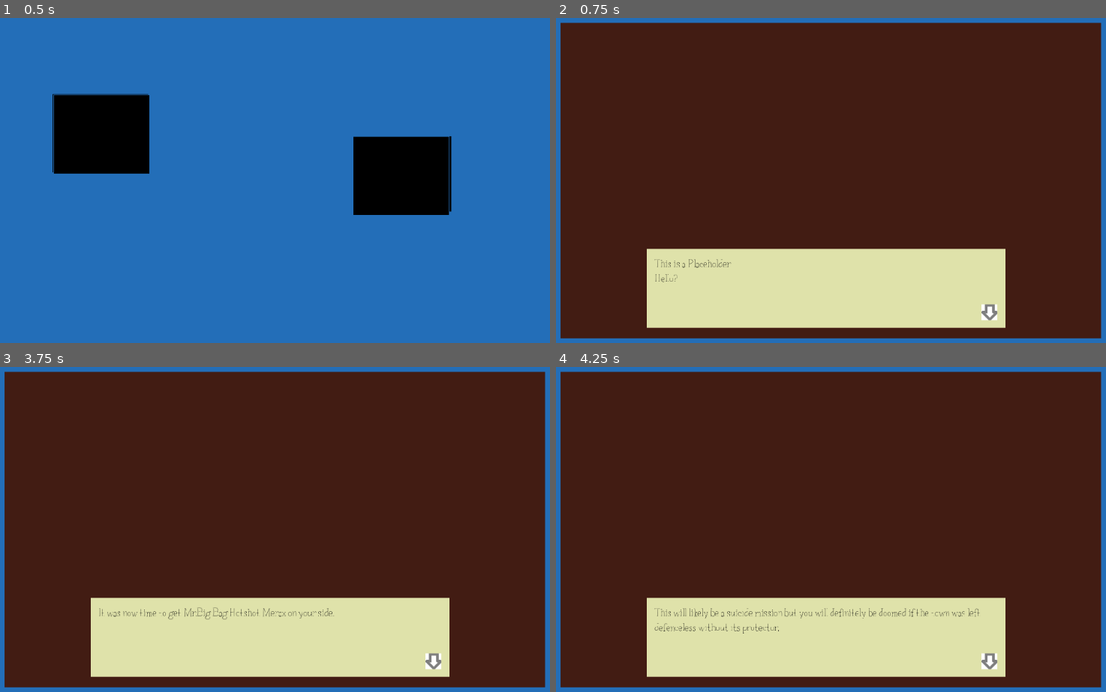
Above: before the commit, frames 1-4 (two rows, left to right).
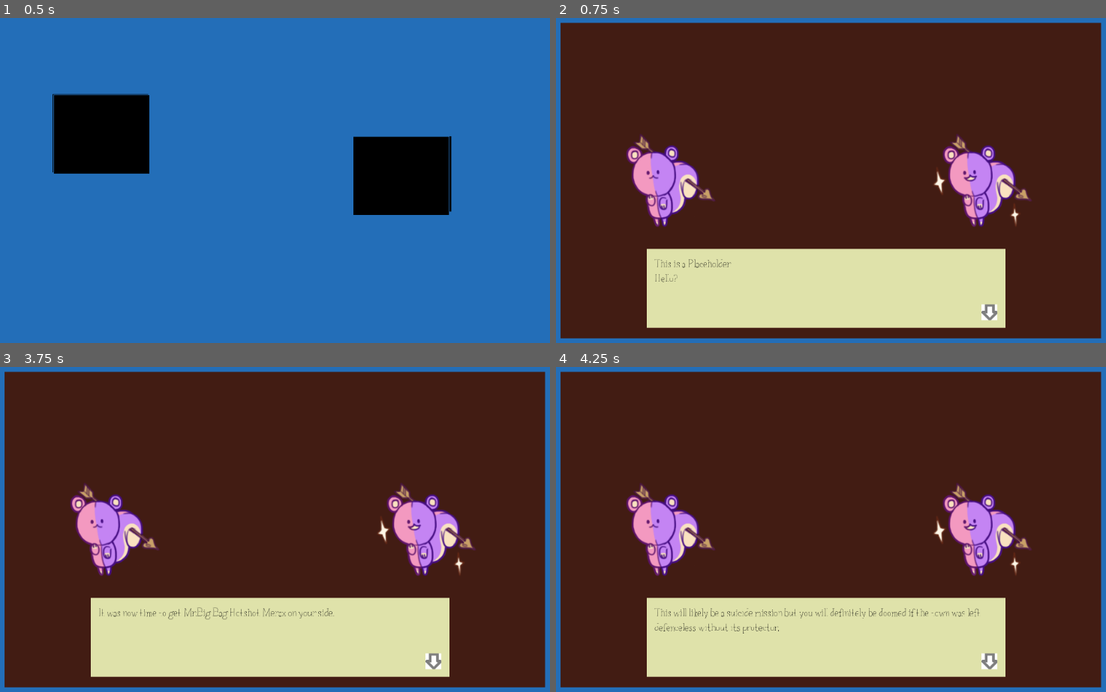
Above: after the commit, the same moments.

Repository: Otwald/WwstH
Game: Godot game, scene res://Root.tscn
Two runs of this game, one before a commit and one after it. Both use one fixed random seed, a clock stepped at 60 frames per second and the inputs below.
Inputs (mouse positions are in pixels of both pictures, inside the frame that each line leads up to):
- Up to frame 1 (0.5 s): no input
- Up to frame 2 (0.75 s): click (655, 135) at 0.5 s
- Up to frame 3 (3.75 s): click (401, 523) at 1.25 s; click (401, 523) at 2 s; click (401, 523) at 2.75 s; tap Enter (ui_accept) at 3.5 s
- Up to frame 4 (4.25 s): tap Enter (ui_accept) at 3.77 s

Frame 1 is identical in both runs. In frame 2, 4.6% of the frame differs, in the area x 12-87%, y 35-65%; in frame 3, 4.6%; in frame 4, 4.6%.

Commit message:
dynamic loading of chara sprites from json file

Diff:
--- /dev/null
+++ b/Character/Merax/Merax.tscn
@@ -0,0 +1,8 @@
+[gd_scene load_steps=2 format=2]
+
+[ext_resource path="res://Asset/Character/Manager/Manager_Succeed.png" type="Texture" id=1]
+
+[node name="Merax" type="Node2D"]
+
+[node name="Sprite" type="Sprite" parent="."]
+texture = ExtResource( 1 )
--- a/Root.gd
+++ b/Root.gd
@@ -1,7 +1,7 @@
 extends Node
 
 var scenes = ["","res://Scene1/Scene1.tscn", "res://Scene2/Scene2.tscn"]
-var figures : Dictionary = { "manager" : "res://Character/Manager/Manager.tscn"}
+var figures : Dictionary = { "Manager" : "res://Character/Manager/Manager.tscn", "Merax" : "res://Character/Merax/Merax.tscn"}
 
 
 # Called when the node enters the scene tree for the first time.
--- a/Scene.gd
+++ b/Scene.gd
@@ -2,23 +2,28 @@
 class_name Scene
 
 
-func build_scene(bg, chars, scene)-> Array:
+func build_scene(scene)-> Array:
+	var scene_content : Dictionary = load_json(scene);
+	var texture : Texture = load(scene_content.bg);
+	var loaded : Array = init_chars(scene_content.character);
+	$Dialog.build_scene(texture, loaded);
+	print("Loaded Scene");
+	return [loaded, scene_content];
+
+func init_chars(charas : Array) -> Array:
+	var out : Array = []
+	var all_character : Dictionary = get_node("/root/Root").figures
+	for chara in charas:
+		var ress_scene = load(all_character[chara]);
+		var init_scene = ress_scene.instance();
+		out.push_back(init_scene)
+	return out;
+
+func load_json(scene)->Dictionary:
 	var dict : Dictionary;
-	var texture : Texture = load(bg);
-	var loaded : Array = init_chars(chars);
-	$Dialog.build_scene(texture, loaded);
 	var file = File.new()
 	file.open("res://"+scene+"/"+scene+".json", file.READ)
 	var text = file.get_as_text()
 	dict = parse_json(text)
 	file.close()
-	print("Loaded Scene");
-	return [loaded, dict];
-
-func init_chars(charas : Array) -> Array:
-	var out : Array = []
-	for chara in charas:
-		var ress_scene = load(chara);
-		var init_scene = ress_scene.instance();
-		out.push_back(init_scene)
-	return out;
+	return dict
--- a/Scene1/Scene1.gd
+++ b/Scene1/Scene1.gd
@@ -1,22 +1,26 @@
 extends "res://Scene.gd"
 
 
-var bg : String = "res://Asset/Scenes/scene1.png";
 var manager : Node2D;
+var merax : Node2D;
 var content : Dictionary;
 var progress :bool = false
 var count : int = 1;
+var chars : Array;
 onready var root : Node = get_parent()
-onready var chars : Array = [root.figures["manager"]]
 
 
 
 # Called when the node enters the scene tree for the first time.
 func _ready():
-	var resp = build_scene(bg, chars, "scene1");
+	var resp = build_scene("scene1");
 	var loaded_chars :Array = resp[0];
 	content = resp[1].content;
 	manager = loaded_chars[0];
+	merax = loaded_chars[1];
+	manager.visible = true;
+	merax.visible = true;
+
 
 
 func _process(delta):
--- a/Scene1/scene1.json
+++ b/Scene1/scene1.json
@@ -1,5 +1,6 @@
 {
   "scene": "1",
+  "bg": "res://Asset/Scenes/scene1.png",
   "character": ["Manager", "Merax"],
   "content": {
     "1": {
@@ -29,6 +30,7 @@
     "5": {
       "is_line": true,
       "speaker": "Merax",
+      "mood": "",
       "body": " I apologise for making you wait for so long, I had some other urgent work to tend to."
     },
     "6": {
